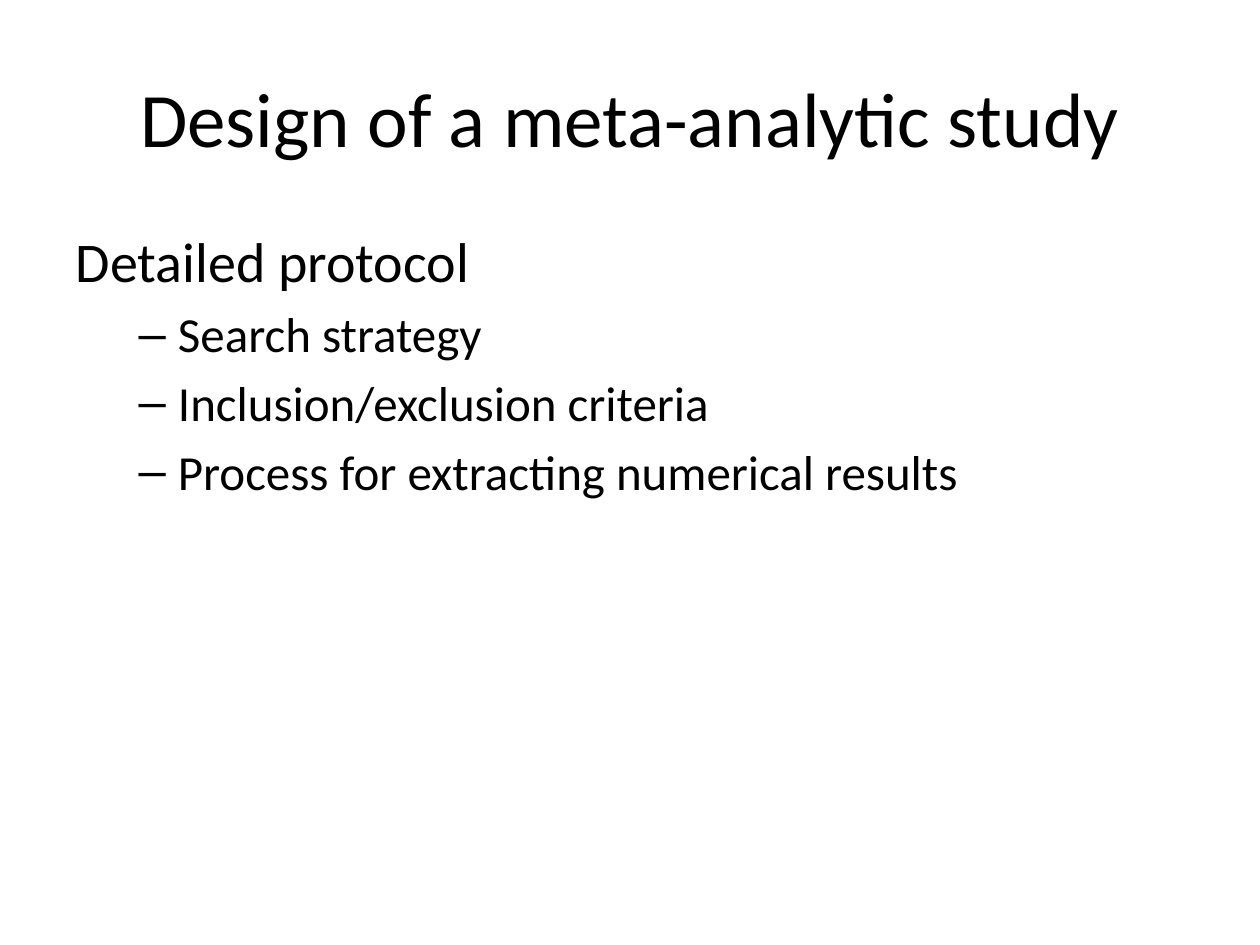
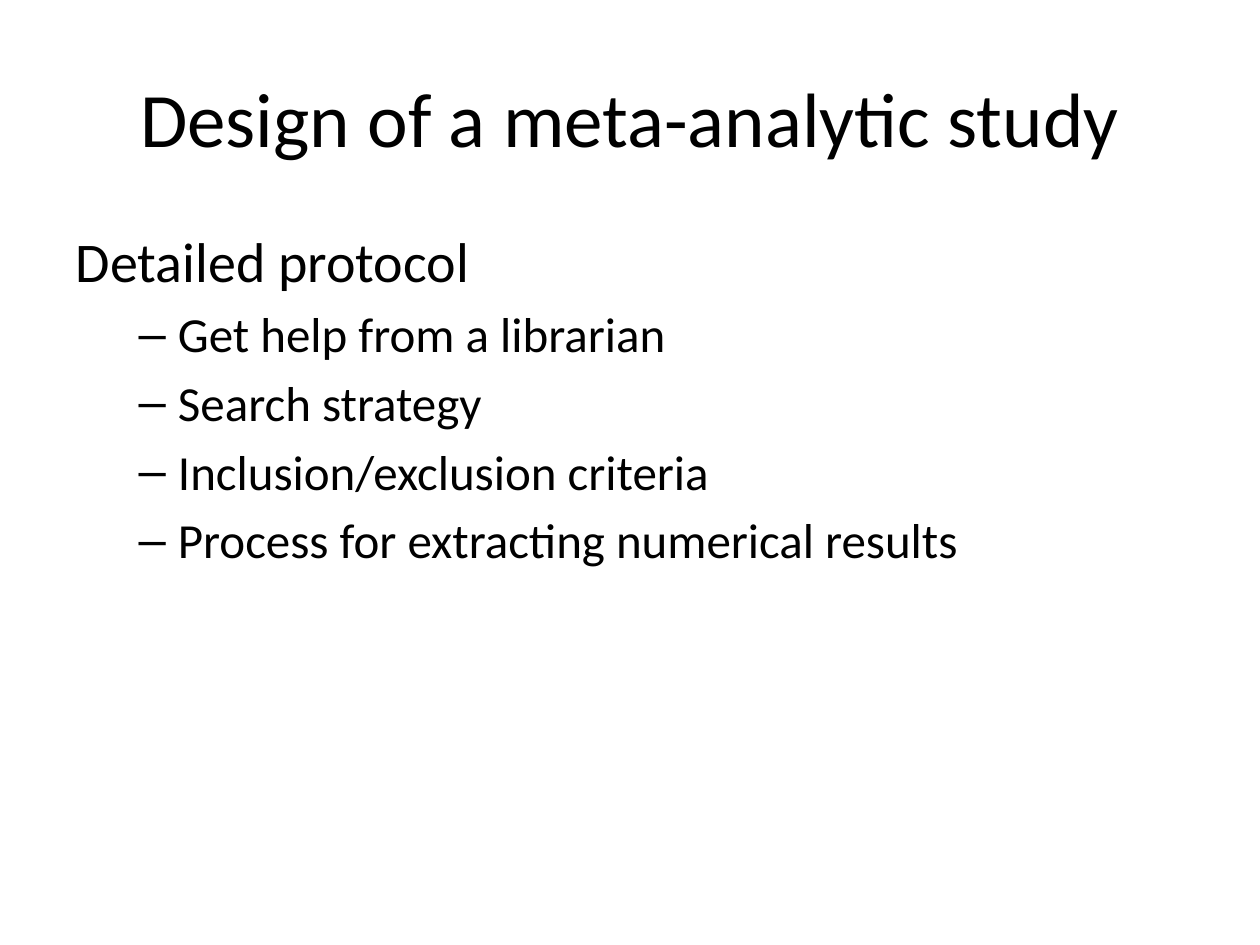
Before and after one commit to pmean/introduction-meta-analysis, a slide deck: slide 15 of src/intro.pptx. Drawn at 1260x945 pixels with LibreOffice and Linux fonts; fonts in the diff are those of the drawing. Boxes give left, top, right and bottom in pixels: in the first picture for what was removed or moved away, otherwise in the second. Text is boxed around its words. In the diff, an @@ line names an element or a change of style, - is before the commit and + after.

```diff
--- a/src/intro.pptx
+++ b/src/intro.pptx
@@ text at (178, 318, 665, 360): paragraph added @@
+  – Get help from a librarian
```
Also in this commit, not shown: 5 other slides changed, 14 slides added, 6 slides removed, 8 other files.
